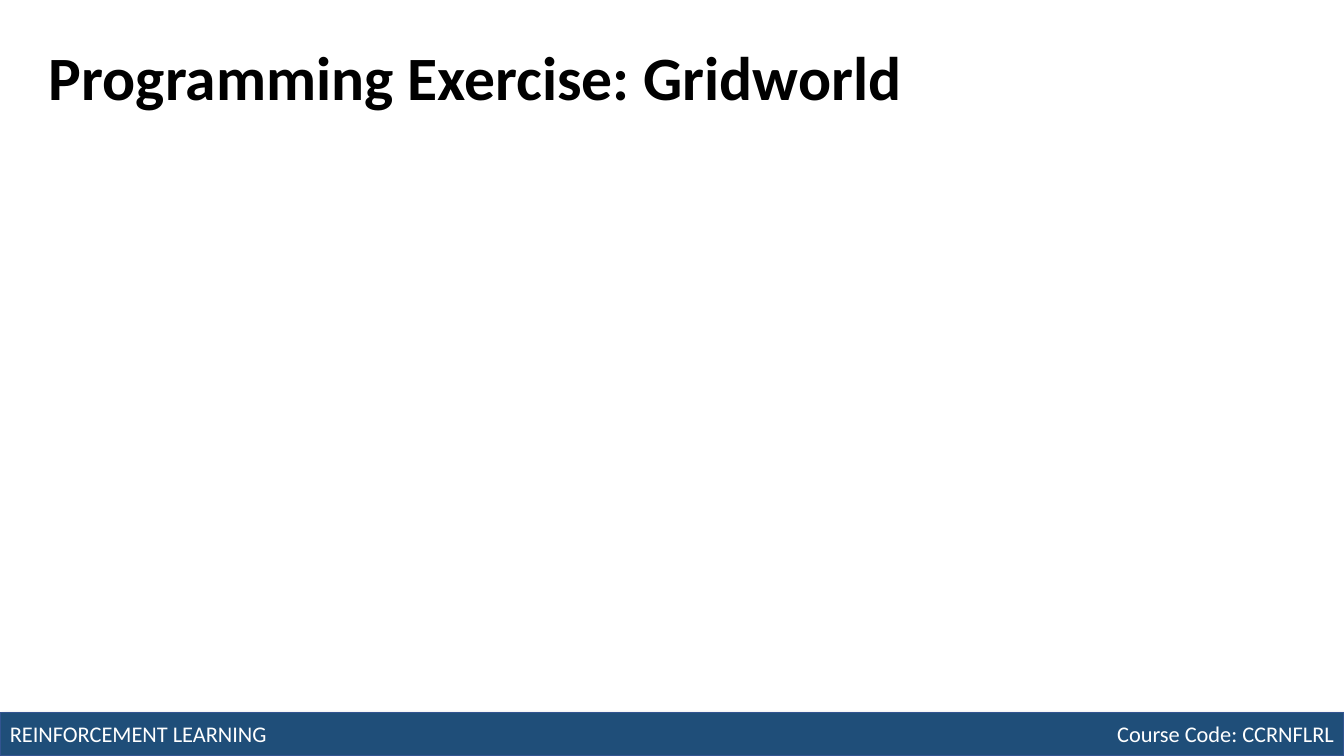
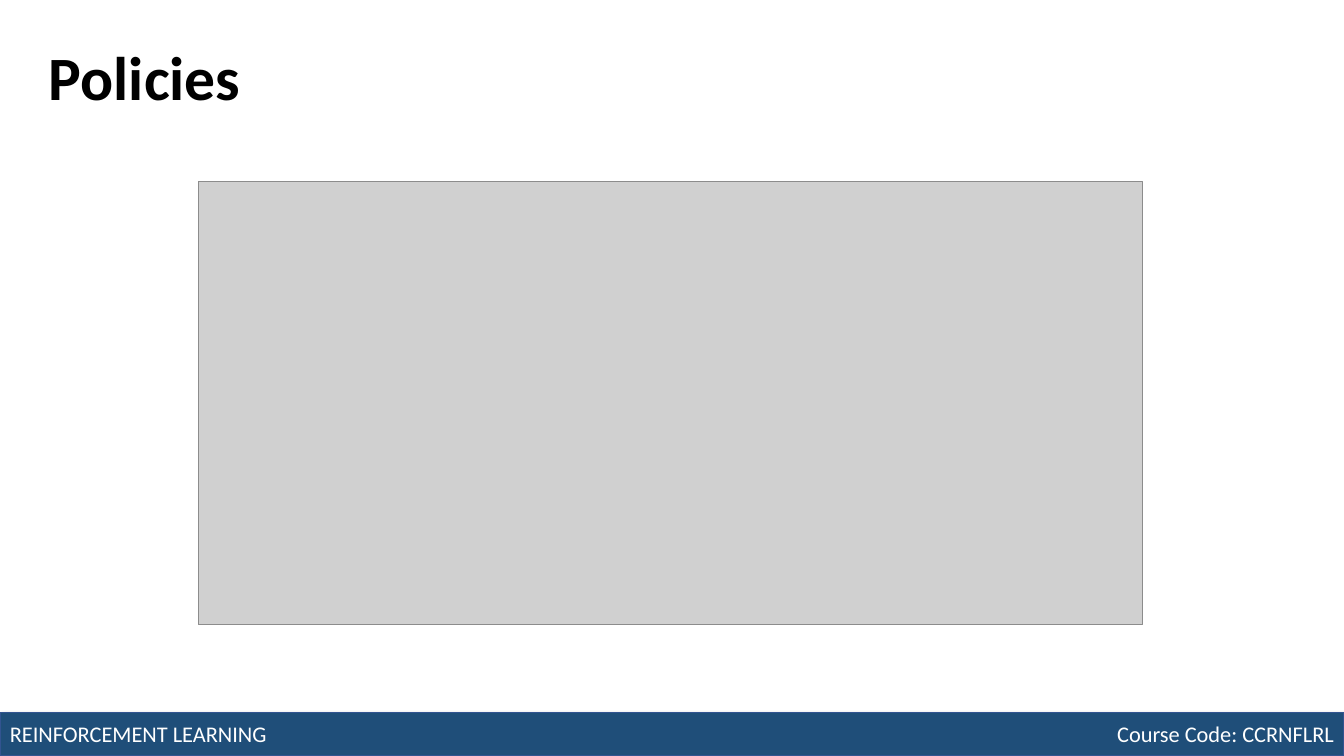
Before and after one commit to robitussin/CCRNFLRL, a slide deck: slide 32 of week_5/Markov Decision Process.pptx (slide 40 before the commit). Drawn at 1344x756 pixels with LibreOffice and Linux fonts; fonts in the diff are those of the drawing; grey boxes stand for pictures. Boxes give left, top, right and bottom in pixels: in the first picture for what was removed or moved away, otherwise in the second. Text is boxed around its words. In the diff, an @@ line names an element or a change of style, - is before the commit and + after.

Commit message:
added slides

```diff
--- a/week_5/Markov Decision Process.pptx
+++ b/week_5/Markov Decision Process.pptx
@@ title at box(49, 56, 240, 101): text changed @@
-Programming Exercise: Gridworld
+Policies
@@ picture added at box(199, 181, 1143, 625) @@
```
Also in this commit, not shown: 3 other slides changed, 1 slide added.
